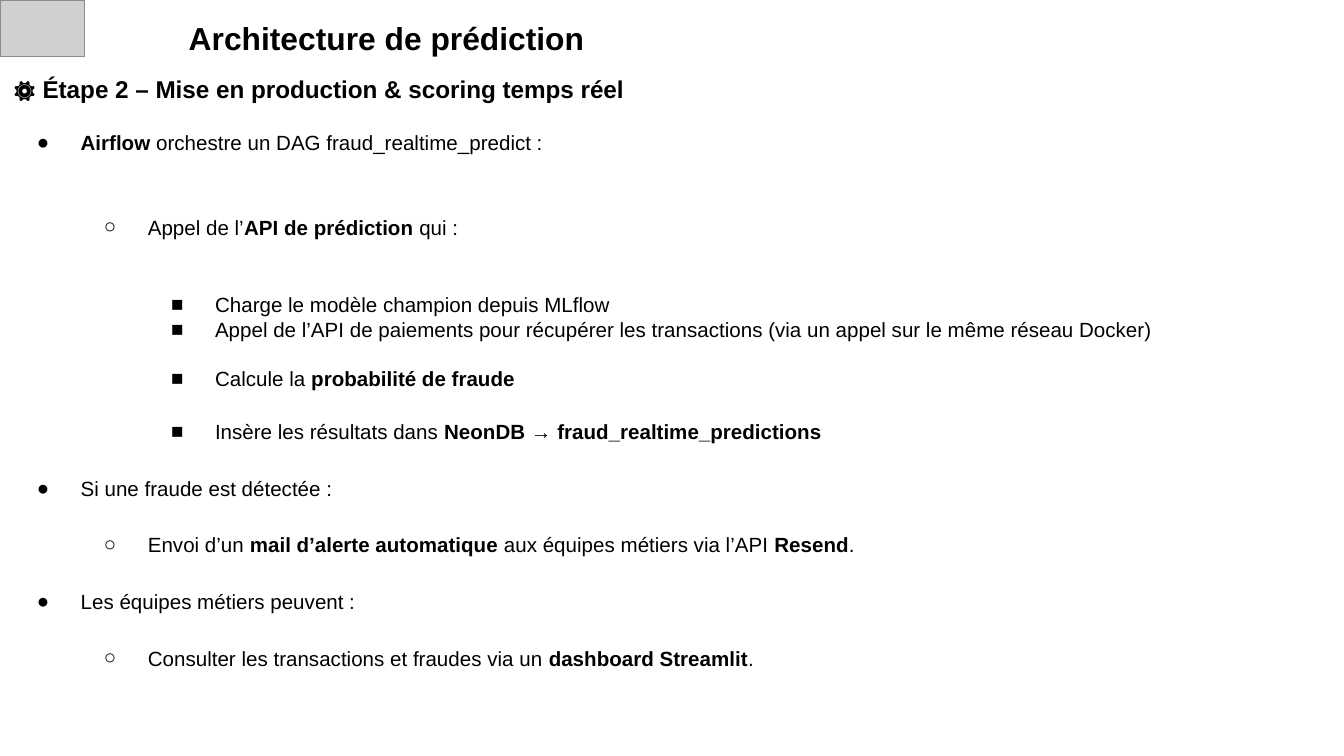
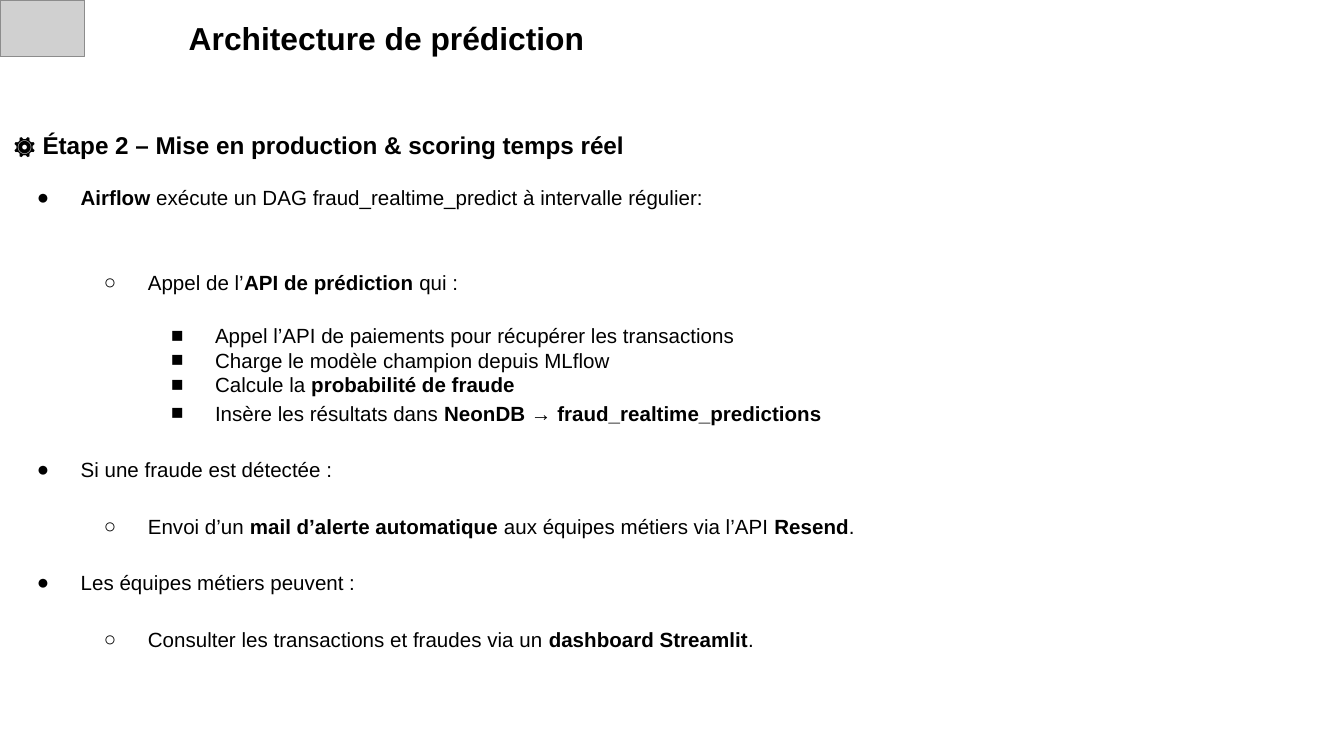
Before and after one commit to aurelienchalm/LDS_block_3_lead, a slide deck: slide 8 of LDS_Block_3_Lead.pptx. Drawn at 1344x756 pixels with LibreOffice and Linux fonts; fonts in the diff are those of the drawing; grey boxes stand for pictures. Boxes give left, top, right and bottom in pixels: in the first picture for what was removed or moved away, otherwise in the second. Text is boxed around its words. In the diff, an @@ line names an element or a change of style, - is before the commit and + after.

```diff
--- a/LDS_Block_3_Lead.pptx
+++ b/LDS_Block_3_Lead.pptx
@@ title at (81, 190, 702, 210): text changed @@
-● Airflow orchestre un DAG fraud_realtime_predict :
+● Airflow exécute un DAG fraud_realtime_predict à intervalle régulier:
@@ title at (215, 328, 734, 348): paragraph added @@
+    ■ Appel l’API de paiements pour récupérer les transactions
@@ title at (215, 322, 1151, 342): paragraph removed @@
-    ■ Appel de l’API de paiements pour récupérer les transactions (via un appel sur le même réseau Docker)
@@ title at (215, 353, 609, 372): line spacing 2 to 1 @@
```
Also in this commit, not shown: 12 other slides changed.
